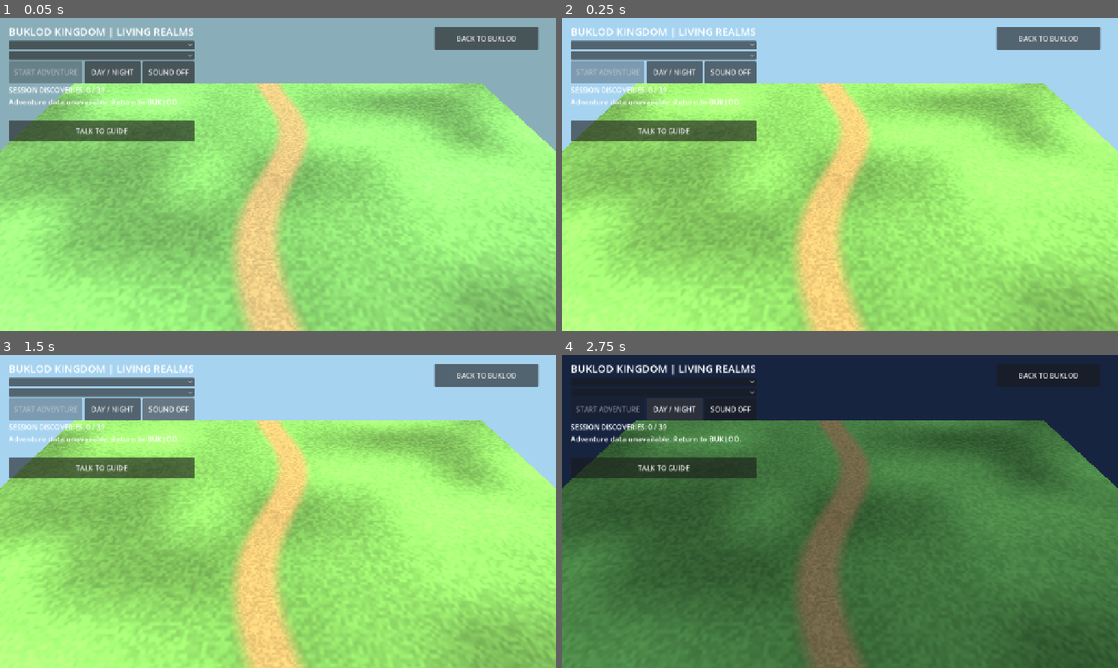
Above: before the commit, frames 1-4 (two rows, left to right).
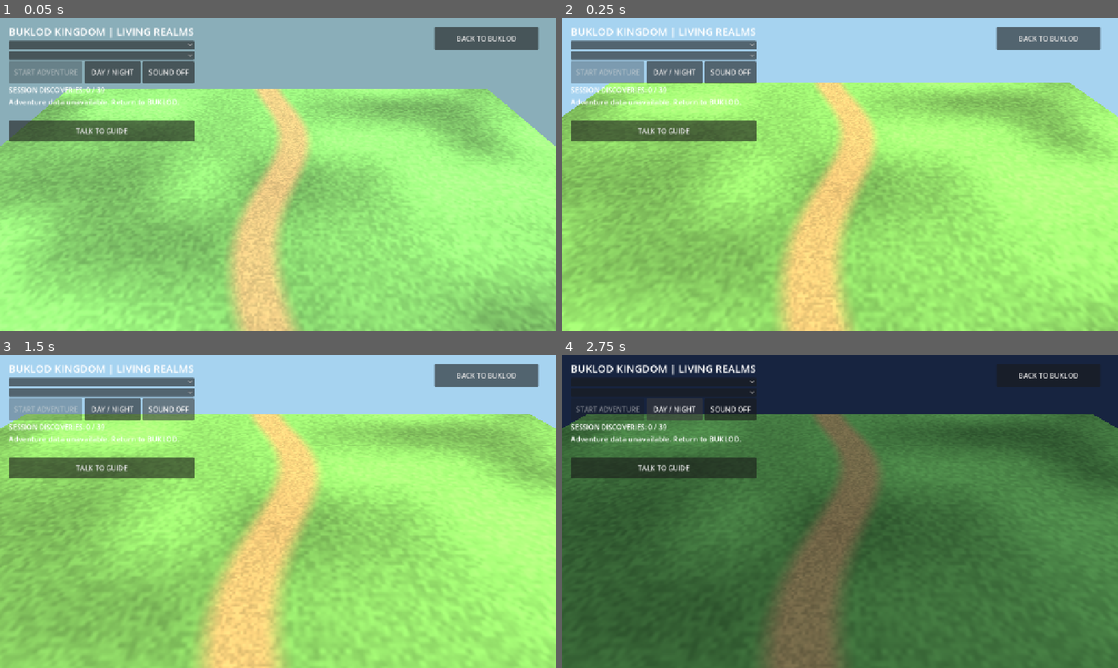
Above: after the commit, the same moments.

Repository: faust-0612/BUKLOD-Rork
Game: Godot game, scene res://scenes/LivingKingdom.tscn
The game is run twice, just before and just after one commit, with the same random seed, the same clock (stepped at 60 frames per second) and the same inputs. This scene is started directly instead of the project's main scene.
Inputs:
- Up to frame 1 (0.05 s): no input
- Up to frame 2 (0.25 s): no input
- Up to frame 3 (1.5 s): click "SOUND OFF" at 0.5 s; click "SOUND ON" at 1.25 s
- Up to frame 4 (2.75 s): click "DAY / NIGHT" at 2 s

The runs differ from the first frame. In frame 1, 10% of the frame differs, in the area x 0-100%, y 20-100%; in frame 2, 23%; in frame 3, 33%, in the area x 0-100%, y 18-100%; in frame 4, 19%.

Commit message:
feat(kingdom): realm-specific original soundscapes and acceleration-matched character locomotion

Diff:
--- a/godot/empire-arena/scripts/living_kingdom.gd
+++ b/godot/empire-arena/scripts/living_kingdom.gd
@@ -27,6 +27,10 @@
 var guide_anim: AnimationPlayer
 var motion_clip := ""
 var footstep_time := 0.0
+var last_step_side := 0
+var moving_speed := 0.0
+var avatar_anim: AnimationPlayer
+var current_ambient_id := ""
 var action_hold := 0.0
 var ambient_player: AudioStreamPlayer
 var ground_material: ShaderMaterial
@@ -109,6 +113,10 @@
     if model != null:
         player.add_child(model)
         visual_count += 1
+        for candidate in model.find_children("*", "AnimationPlayer", true, false):
+            if candidate is AnimationPlayer:
+                avatar_anim = candidate
+                break
     _play_avatar_animation("Idle")
     sound_player = AudioStreamPlayer.new()
     sound_player.volume_db = -13.0
@@ -158,6 +166,8 @@
         return
     if id == "footstep" and sound_player.playing:
         return
+    if id != "footstep":
+        sound_player.pitch_scale = 1.0
     var raw := FileAccess.get_file_as_bytes("res://kingdom-original/audio/" + id + ".wav")
     if raw.is_empty():
         return
@@ -165,6 +175,22 @@
     if stream != null:
         sound_player.stream = stream
         sound_player.play()
+
+func _set_realm_ambience() -> void:
+    if not sound_enabled or ambient_player == null or realm_index >= realms.size():
+        return
+    var id := str(realms[realm_index].get("id", ""))
+    if id == current_ambient_id and ambient_player.playing:
+        return
+    var raw := FileAccess.get_file_as_bytes("res://kingdom-original/ambience/" + id + ".wav")
+    if raw.is_empty():
+        raw = FileAccess.get_file_as_bytes("res://kingdom-original/audio/ambience.wav")
+    var track := AudioStreamWAV.load_from_buffer(raw) if not raw.is_empty() else null
+    if track != null:
+        track.loop_mode = AudioStreamWAV.LOOP_FORWARD
+        ambient_player.stream = track
+        current_ambient_id = id
+        ambient_player.play()
 
 func _toggle_original_audio() -> void:
     sound_enabled = not sound_enabled
@@ -173,12 +199,7 @@
         sound_player.stop()
         ambient_player.stop()
     else:
-        var raw := FileAccess.get_file_as_bytes("res://kingdom-original/audio/ambience.wav")
-        var ambient := AudioStreamWAV.load_from_buffer(raw)
-        if ambient != null:
-            ambient.loop_mode = AudioStreamWAV.LOOP_FORWARD
-            ambient_player.stream = ambient
-            ambient_player.play()
+        _set_realm_ambience()
         _play_original_sound("guide")
 
 func _apply_realm_visuals() -> void:
@@ -212,6 +233,7 @@
     guide_talking = false
     guide_notice.text = str(realm_profile.get("biome", "")) + " • " + str(realm.get("theme", ""))
     _apply_daylight()
+    _set_realm_ambience()
 
 func _apply_daylight() -> void:
     if world_sun == null or realm_environment == null:
@@ -376,6 +398,7 @@
         return false
     if not super.move_to(point):
         return false
+    action_hold = 0.0
     pending_target = -1
     if quest.phase == "active":
         for i in range(int(quest.mission.get("count", 0))):
@@ -401,10 +424,36 @@
         get_viewport().set_input_as_handled()
 
 func _process(delta: float) -> void:
-    action_hold = maxf(0.0, action_hold - delta)
-    if player.position.distance_to(destination) > 0.3:
+    # Custom locomotion: acceleration, deceleration and motion-rate matching;
+    # no inherited child bounce or abrupt teleport on touch.
+    var dt := minf(delta, 0.05)
+    elapsed += dt
+    action_hold = maxf(0.0, action_hold - dt)
+    var remaining := player.position.distance_to(destination)
+    var desired_speed := 4.4 if remaining > 6.0 else 2.45
+    desired_speed *= clampf(remaining / 1.15, 0.0, 1.0)
+    moving_speed = move_toward(moving_speed, desired_speed, 10.0 * dt)
+    var moving := remaining > 0.08
+    if moving:
         action_hold = 0.0
-    super._process(delta)
+        var direction := (destination - player.position).normalized()
+        player.rotation.y = lerp_angle(player.rotation.y, atan2(direction.x, direction.z), minf(1.0,dt*12.0))
+        player.position = player.position.move_toward(destination, maxf(0.04,moving_speed)*dt)
+        var clip := "Run" if moving_speed > 3.2 else "Walk"
+        _play_avatar_animation(clip)
+        if avatar_anim != null:
+            avatar_anim.speed_scale = clampf(moving_speed / (4.4 if clip == "Run" else 2.45), 0.40, 1.35)
+    else:
+        player.position = destination
+        moving_speed = 0.0
+        if avatar_anim != null:
+            avatar_anim.speed_scale = 1.0
+        _play_avatar_animation("Idle")
+    if camera != null:
+        var focus := player.position + Vector3(0,0.85,0)
+        var follow := player.position + Vector3(0,12.5,15.5)
+        camera.position = camera.position.lerp(follow, minf(1.0,dt*3.5))
+        camera.look_at(focus, Vector3.UP)
     if sky_auto:
         day_phase = fposmod(day_phase + minf(delta, 0.05) / 240.0, 1.0)
         daylight_update += delta
@@ -417,15 +466,24 @@
         if guide_talking and not guide_near:
             guide_talking = false
             guide_notice.text = str(realm_profile.get("biome", ""))
-    if player.position.distance_to(destination) > 0.3:
-        footstep_time += delta
-        if footstep_time >= 0.46:
+    if moving and moving_speed > 0.7:
+        footstep_time += dt
+        var step_period := 0.32 if moving_speed > 3.2 else 0.46
+        if footstep_time >= step_period:
             footstep_time = 0.0
+            last_step_side = 1 - last_step_side
+            sound_player.pitch_scale = 0.96 if last_step_side == 0 else 1.04
             _play_original_sound("footstep")
-    if pending_target < 0 or player.position.distance_to(destination) > 1.0:
+    else:
+        footstep_time = 0.0
+    if pending_target < 0 or player.position.distance_to(destination) > 0.30:
         return
     var index := pending_target
     pending_target = -1
+    destination = player.position
+    moving_speed = 0.0
+    if avatar_anim != null:
+        avatar_anim.speed_scale = 1.0
     if index == 3:
         if quest.finish(player.position.distance_to(START)):
             _play_avatar_animation("Celebrate")
--- a/godot/empire-arena/tests/living_kingdom_smoke.gd
+++ b/godot/empire-arena/tests/living_kingdom_smoke.gd
@@ -56,7 +56,7 @@
     if not world.move_to(Vector3(-5, 0, -5)) or world.quest.visited.size() != 0:
         quit(8)
         return
-    for i in range(60):
+    for i in range(160):
         world._process(0.04)
     if world.quest.visited.size() != 1:
         quit(9)
